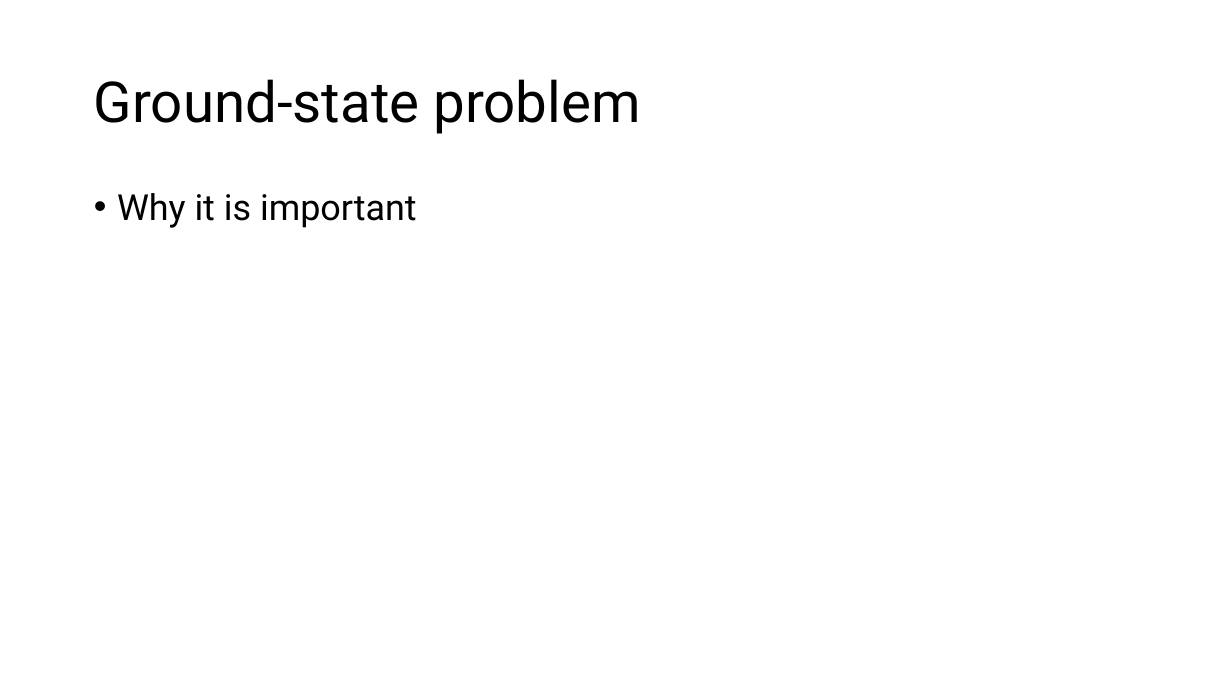
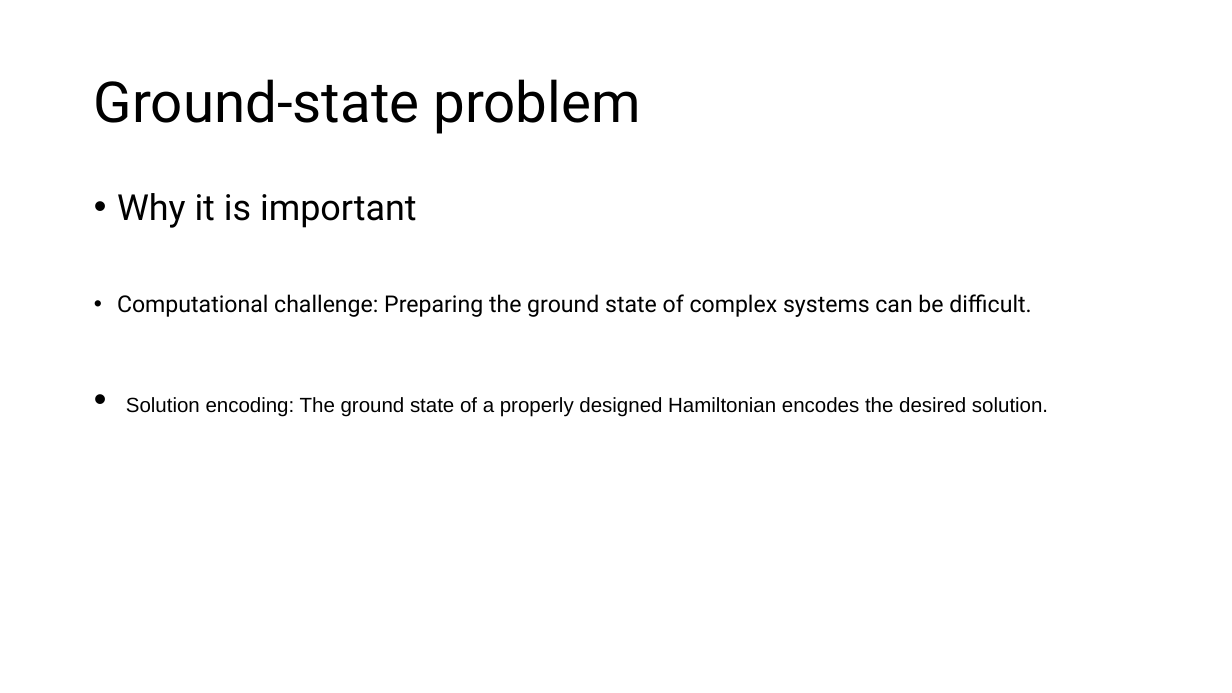
Before and after one commit to ahmad-shafiei/Quantum_Algorithm_Fundation, a slide deck: slide 7 of Presentation/Main_structure_backup.pptx (slide 5 before the commit). Drawn at 1232x693 pixels with LibreOffice and Linux fonts; fonts in the diff are those of the drawing. Boxes give left, top, right and bottom in pixels: in the first picture for what was removed or moved away, otherwise in the second. Text is boxed around its words. In the diff, an @@ line names an element or a change of style, - is before the commit and + after.

```diff
--- a/Presentation/Main_structure_backup.pptx
+++ b/Presentation/Main_structure_backup.pptx
@@ text at box(117, 294, 1048, 417): paragraphs added @@
+• Computational challenge: Preparing the ground state of complex systems can be difficult.
+• Solution encoding: The ground state of a properly designed Hamiltonian encodes the desired solution.
```
Also in this commit, not shown: 9 other slides changed, 3 slides added, 1 slide removed, 21 other files.
